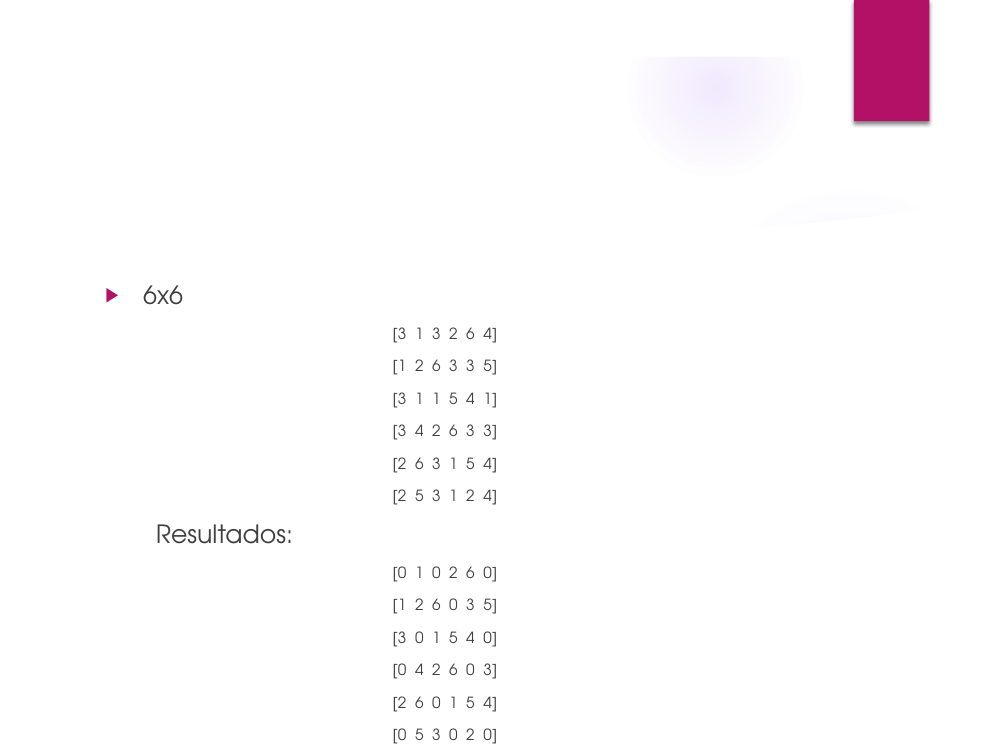
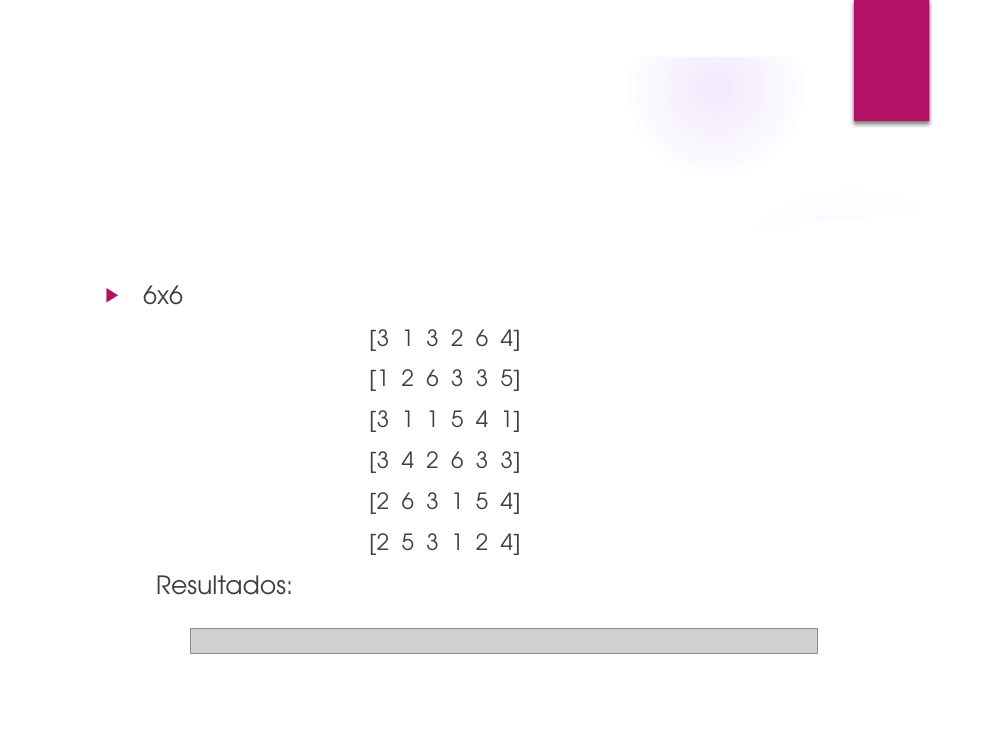
Before and after one commit to raunavcru/hitori-ia, a slide deck: slide 10 of Presentacion.pptx. Drawn at 1008x756 pixels with LibreOffice and Linux fonts; fonts in the diff are those of the drawing; grey boxes stand for pictures; background and template pictures are left out. Boxes give left, top, right and bottom in pixels: in the first picture for what was removed or moved away, otherwise in the second. Text is boxed around its words. In the diff, an @@ line names an element or a change of style, - is before the commit and + after.

Commit message:
presentacion

```diff
--- a/Presentacion.pptx
+++ b/Presentacion.pptx
@@ text at [369, 329, 521, 555]: size 11 to 16 pt in "[3 1 3 2 6 4]", "[1 2 6 3 3 5]", "[3 1 1 5 4 1]", "[3 4 2 6 3 3]" and 2 more places @@
@@ text at [393, 566, 497, 712]: paragraphs removed @@
-[0 1 0 2 6 0]
-[1 2 6 0 3 5]
-[3 0 1 5 4 0]
-[0 4 2 6 0 3]
-[2 6 0 1 5 4]
-[0 5 3 0 2 0]
@@ picture added at [191, 628, 817, 653] @@
```
Also in this commit, not shown: 4 other slides changed, 1 slide removed.
